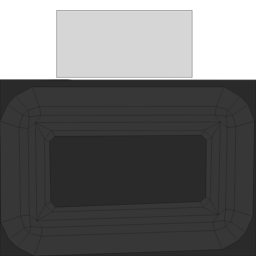
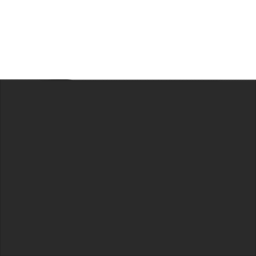
Comparing the layer stacks of the two w=256, h=256 images. Changes:
hid "Calque 1" over [0, 10, 255, 256]
